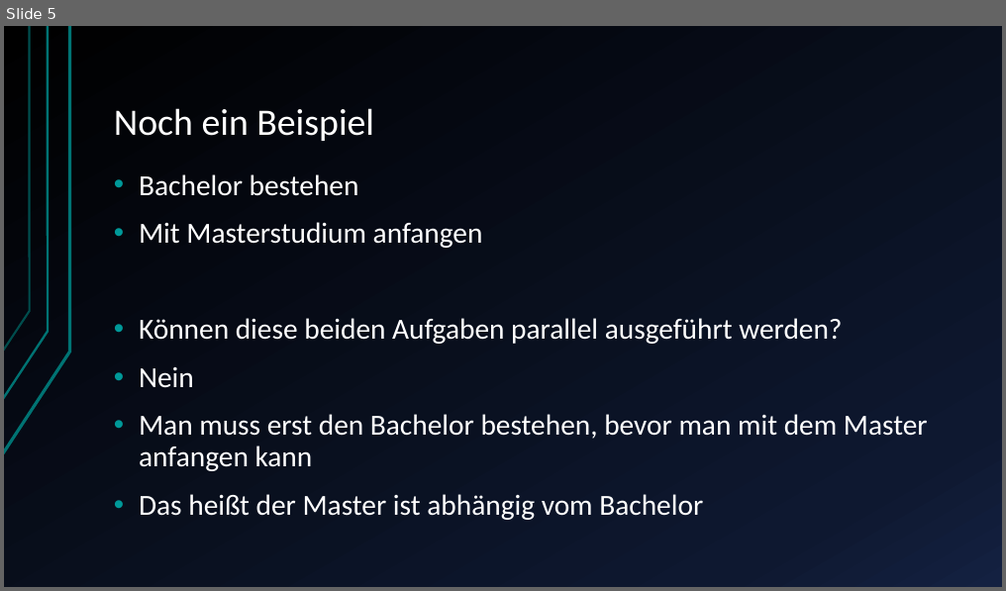
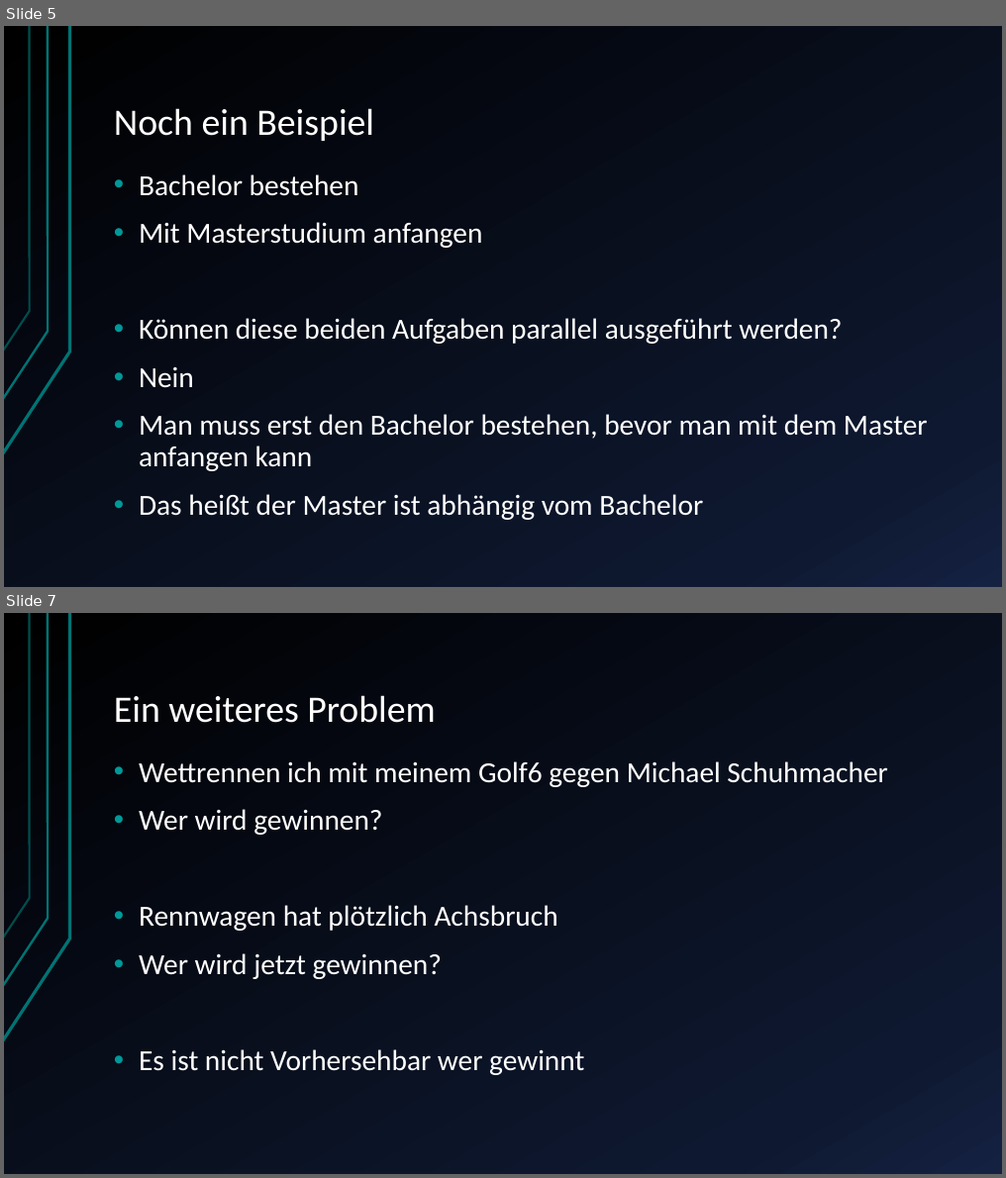
Before and after one commit to JuSteif/Parallelisierung, a slide deck: Ausblick Parallelisierung von Prozessen.pptx. Shown one above the other, each under a label of ours: slide 5 before the commit, slides 5 and 7 after it; the slides between them are not shown. The pictures are 1006x591 and 1006x1178 pixels, drawn with LibreOffice and Linux fonts; fonts in the diff are those of the drawing. Boxes give left, top, right and bottom in pixels: in the first picture for what was removed or moved away, otherwise in the second. Text is boxed around its words. In the diff, an @@ line names an element or a change of style, - is before the commit and + after.

```diff
--- a/Ausblick Parallelisierung von Prozessen.pptx
+++ b/Ausblick Parallelisierung von Prozessen.pptx
@@ slide 7 added at bbox=[4, 613, 1002, 1174], background gradient #000000 to #0F1931 to #142242; not listed: 3 template elements that a slide beside it also shows @@
@@ title added at bbox=[114, 695, 435, 723], 36 pt, text #FFFFFF @@
+Ein weiteres Problem
@@ text added at bbox=[139, 761, 887, 1075], 28 pt, text #FFFFFF @@
+• Wettrennen ich mit meinem Golf6 gegen Michael Schuhmacher
+• Wer wird gewinnen?
+• Rennwagen hat plötzlich Achsbruch
+• Wer wird jetzt gewinnen?
+• Es ist nicht Vorhersehbar wer gewinnt
```
Also in this commit, not shown: 7 other slides added.
